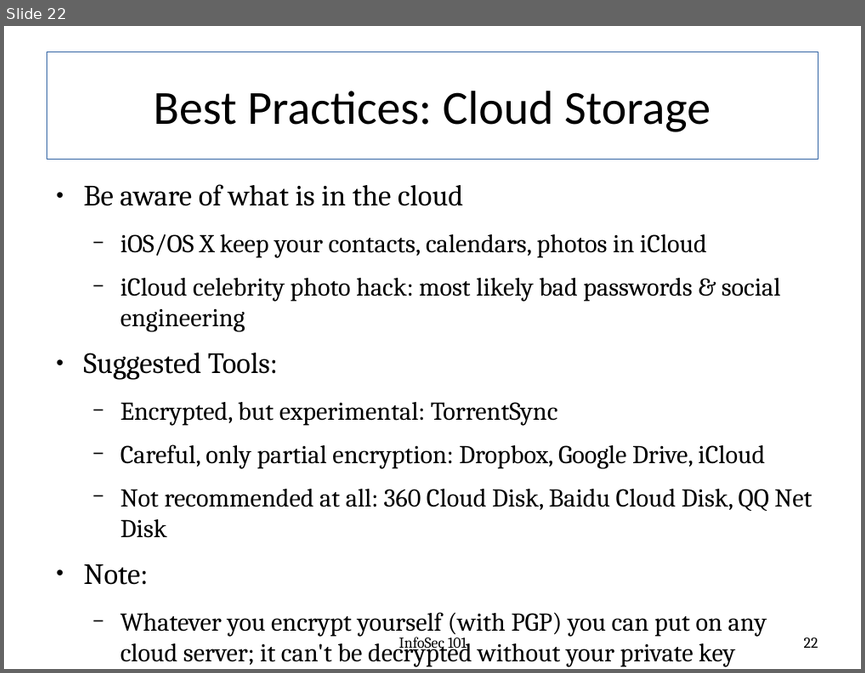
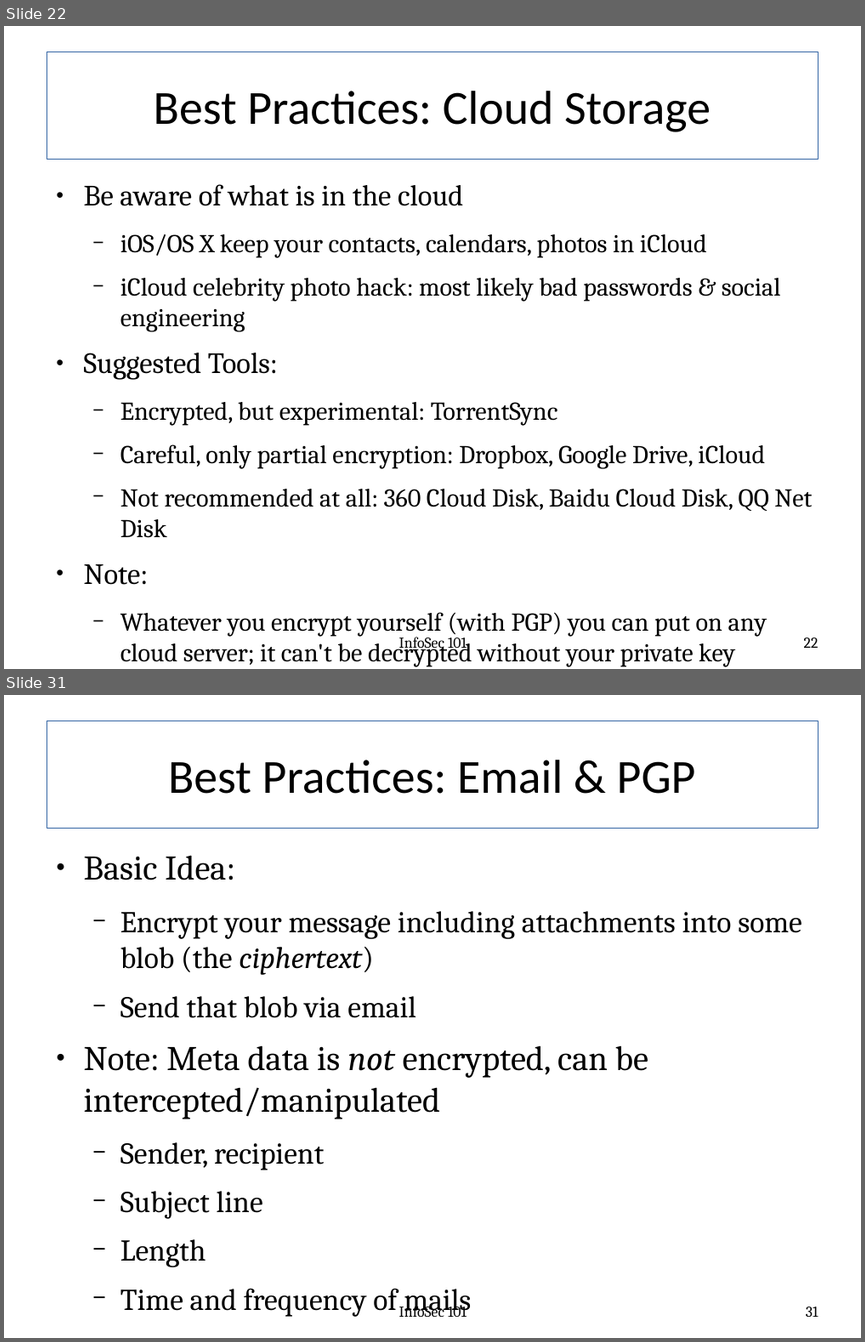
Before and after one commit to fabianlischka/InfoSec101, a slide deck: InfoSec101-Presentation-FCC-2015-02-26.odp. Shown one above the other, each under a label of ours: slide 22 before the commit, slides 22 and 31 after it; the slides between them are not shown. The pictures are 865x673 and 865x1342 pixels, drawn with LibreOffice and Linux fonts; fonts in the diff are those of the drawing. Boxes give left, top, right and bottom in pixels: in the first picture for what was removed or moved away, otherwise in the second. Text is boxed around its words. In the diff, an @@ line names an element or a change of style, - is before the commit and + after.

```diff
--- a/InfoSec101-Presentation-FCC-2015-02-26.odp
+++ b/InfoSec101-Presentation-FCC-2015-02-26.odp
@@ slide 31 added at (4,695,861,1338), background #FFFFFF @@
@@ title added at (46,721,818,828), outline #3465A4 0.79 pt, 44 pt, text #000000 @@
+Best Practices: Email & PGP
@@ text added at (84,855,802,1316), 28 pt, text #000000 @@
+● Basic Idea:
+  − Encrypt your message including attachments into some blob (the ciphertext)
+  − Send that blob via email
+● Note: Meta data is not encrypted, can be intercepted/manipulated
+  − Sender, recipient
+  − Subject line
+  − Length
+  − Time and frequency of mails
@@ text added at (399,1302,466,1316), 14 pt, text #000000 @@
+InfoSec 101
@@ page number added at (806,1306,818,1316), 14 pt, text #000000 @@
+31
```
Also in this commit, not shown: 8 slides changed, 24 other slides added.
